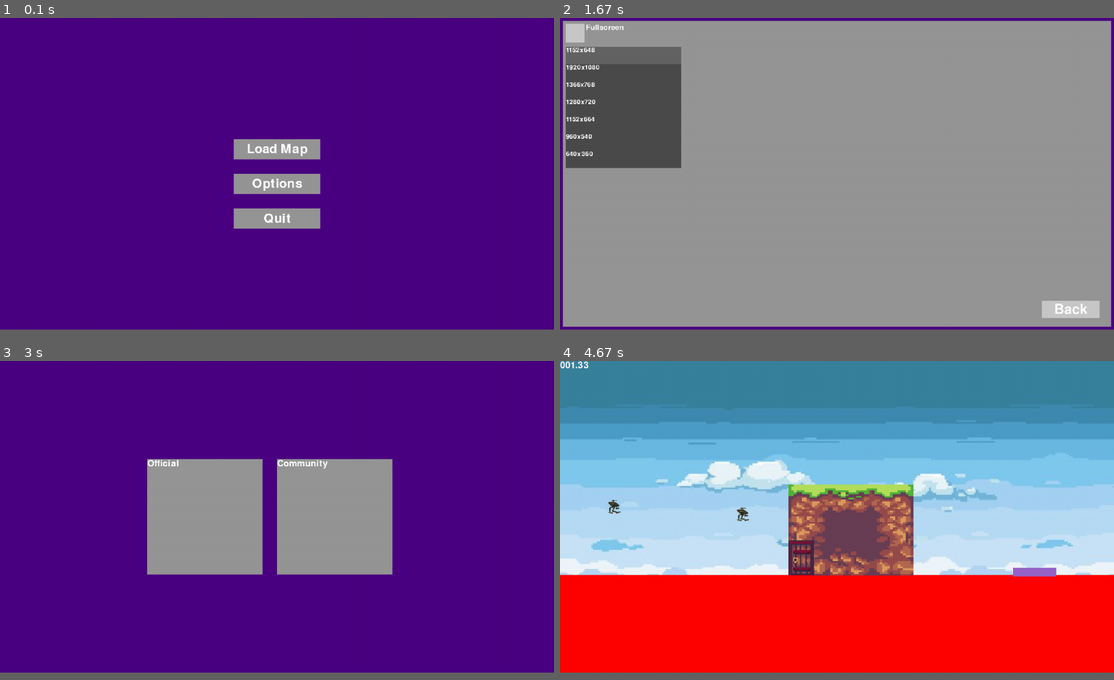
Above: before the commit, frames 1-4 (two rows, left to right).
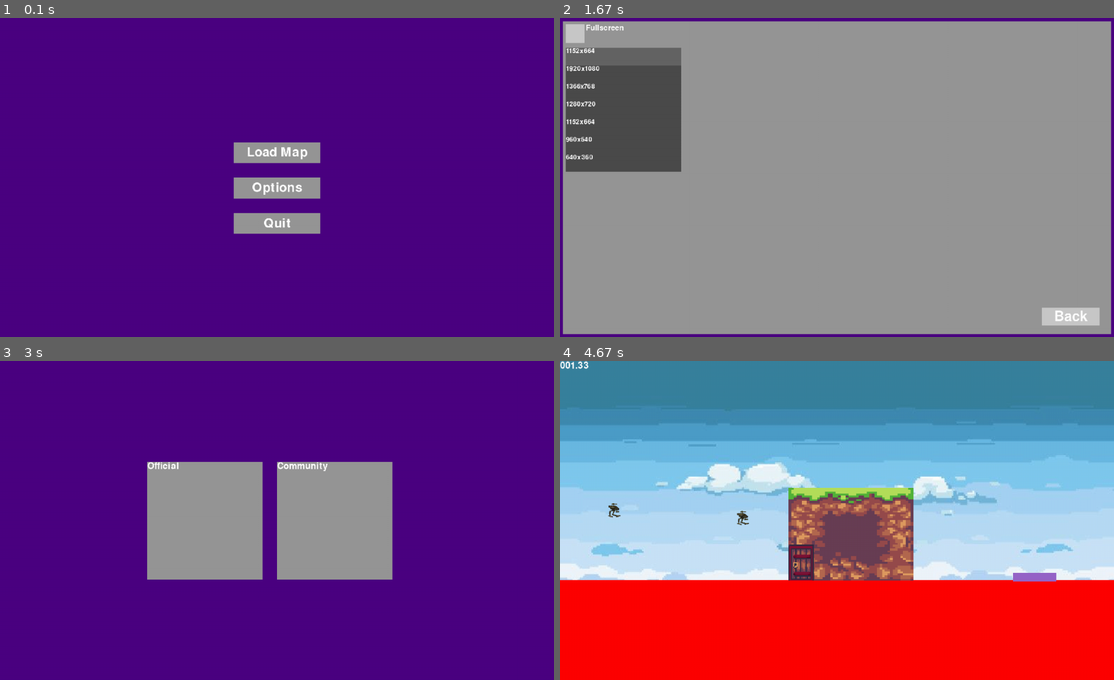
Above: after the commit, the same moments.

Repository: EvannBerthou/PygamePlatformer
Game: pygame game, started from main.py
Same seed, same stepped clock (60 frames per second), same inputs: the game is played once before the commit and once after it.
Inputs (mouse positions are in pixels of both pictures, inside the frame that each line leads up to):
- Up to frame 1 (0.1 s): no input
- Up to frame 2 (1.67 s): press the mouse at (814, 190) at 0.37 s; move the mouse to (914, 180) at 0.47 s; release the mouse at (1014, 167) at 0.6 s; press the mouse at (620, 33) at 0.7 s; move the mouse to (720, 132) at 0.8 s; release the mouse at (814, 234) at 0.93 s; press the mouse at (620, 110) at 1.03 s; move the mouse to (748, 107) at 1.13 s; release the mouse at (875, 104) at 1.27 s; press the mouse at (620, 33) at 1.37 s; move the mouse to (632, 113) at 1.47 s; release the mouse at (637, 193) at 1.6 s
- Up to frame 3 (3 s): press the mouse at (509, 657) at 1.7 s; move the mouse to (376, 597) at 1.8 s; release the mouse at (243, 536) at 1.93 s; press the mouse at (277, 530) at 2.03 s; move the mouse to (210, 533) at 2.13 s; release the mouse at (138, 533) at 2.27 s; press the mouse at (509, 657) at 2.37 s; move the mouse to (498, 530) at 2.47 s; release the mouse at (487, 402) at 2.6 s; press the mouse at (277, 494) at 2.7 s; move the mouse to (304, 447) at 2.8 s; release the mouse at (332, 402) at 2.93 s
- Up to frame 4 (4.67 s): press the mouse at (764, 520) at 3.03 s; move the mouse to (737, 549) at 3.13 s; release the mouse at (704, 577) at 3.27 s; press the mouse at (892, 520) at 3.37 s; move the mouse to (914, 507) at 3.47 s; release the mouse at (936, 494) at 3.6 s; hold Right 3.67-4.13 s; move the mouse to (831, 526) at 3.7 s; hold Up 4.17-4.47 s; move the mouse to (903, 549) at 4.2 s; tap Space at 4.23, 4.57 s; hold Right from 4.5 s (still down); move the mouse to (654, 498) at 4.53 s
The window is 900x506 before the commit and 900x518 after it. Grey fills any space a smaller window leaves; there, only what the larger window draws over its background counts as a difference.

The runs differ from the first frame. In frame 1, 1.9% of the frame differs, in the area x 42-58%, y 37-68%; in frame 2, 3.8%; in frame 3, 1.3%; in frame 4, 9.3%, in the area x 0-100%, y 0-70%.

Commit message:
Fixed plate nor working anymore

Diff:
--- a/data/GameObjects/Door.py
+++ b/data/GameObjects/Door.py
@@ -23,11 +23,12 @@
         self.lines = self.get_lines()
         self.background = load_sprite('wall.png', (w,h))
         self.door_size = (88,122)
-        door_sprite_name = 'door_blue.png' if self.player_id == 0 else 'door_red.png'
-        self.door_sprite = load_sprite(door_sprite_name, self.door_size)
+        self.door_sprite_blue = load_sprite('door_blue.png', self.door_size)
+        self.door_sprite_red = load_sprite('door_red.png', self.door_size)
+        door_sprite = self.door_sprite_blue if self.player_id == 0 else self.door_sprite_red
         self.image = pygame.Surface((w,h), SRCALPHA)
         self.image.blit(self.background, (0,0))
-        self.image.blit(self.door_sprite, (0, self.rect.h - self.door_size[1]))
+        self.image.blit(door_sprite, (0, self.rect.h - self.door_size[1]))
         self.selectable = True
         self.resizable = True
         self.before_drag = None
@@ -66,8 +67,9 @@
     def switch_status(self):
         self.player_id = (self.player_id + 1) % 2
         self.color = (255,0,0) if self.player_id == 1 else (0,0,255)
-        door_sprite_name = 'door_blue.png' if self.player_id == 0 else 'door_red.png'
-        self.door_sprite = load_sprite(door_sprite_name, self.door_size)
+        door_sprite = self.door_sprite_blue if self.player_id == 0 else self.door_sprite_red
+        self.image.blit(door_sprite, (0, self.rect.h - self.door_size[1]))
+        self.image.set_alpha(255)
 
     def on_collision(self, collider):
         if collider.player_id == self.player_id:
--- a/data/GameObjects/Plate.py
+++ b/data/GameObjects/Plate.py
@@ -16,6 +16,7 @@
         self.selectable = True
         self.resizable = False
         self.before_drag = None
+        print(self.linked_to)
 
     def update(self, cam = None):
         if cam:
--- a/data/Level/LevelManager.py
+++ b/data/Level/LevelManager.py
@@ -10,11 +10,12 @@
     def load_map(self, file_path):
         self.all_colliders.add([self.background, self.player_1, self.player_2])
         colliders = load_map(file_path)
+        print(colliders)
         for col in colliders:
             if isinstance(col, Plate):
                 print("plate id",col.linked_to_id)
                 if col.linked_to_id != -1:
-                    linked_to = colliders[col.linked_to_id]
+                    linked_to = colliders[col.linked_to_id - 1]
                     col.linked_to = linked_to
             if isinstance(col, EndGoal):
                 col.level_manager = self
--- /dev/null
+++ b/setup.py
@@ -0,0 +1,8 @@
+from cx_Freeze import setup, Executable
+
+setup (
+        name = "jeu",
+        version = "0.1",
+        description = "casse pas la tete",
+        executables = [Executable("main.py")],
+)
Not shown, changed: config
Not shown, changed: maps/map
